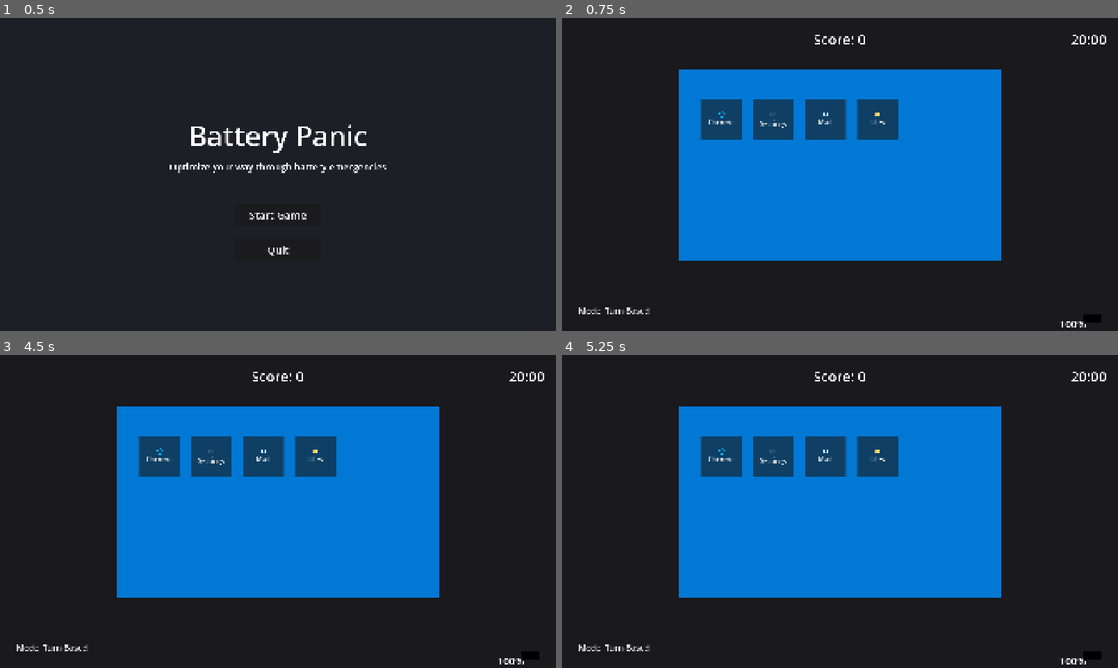
Above: before the commit, frames 1-4 (two rows, left to right).
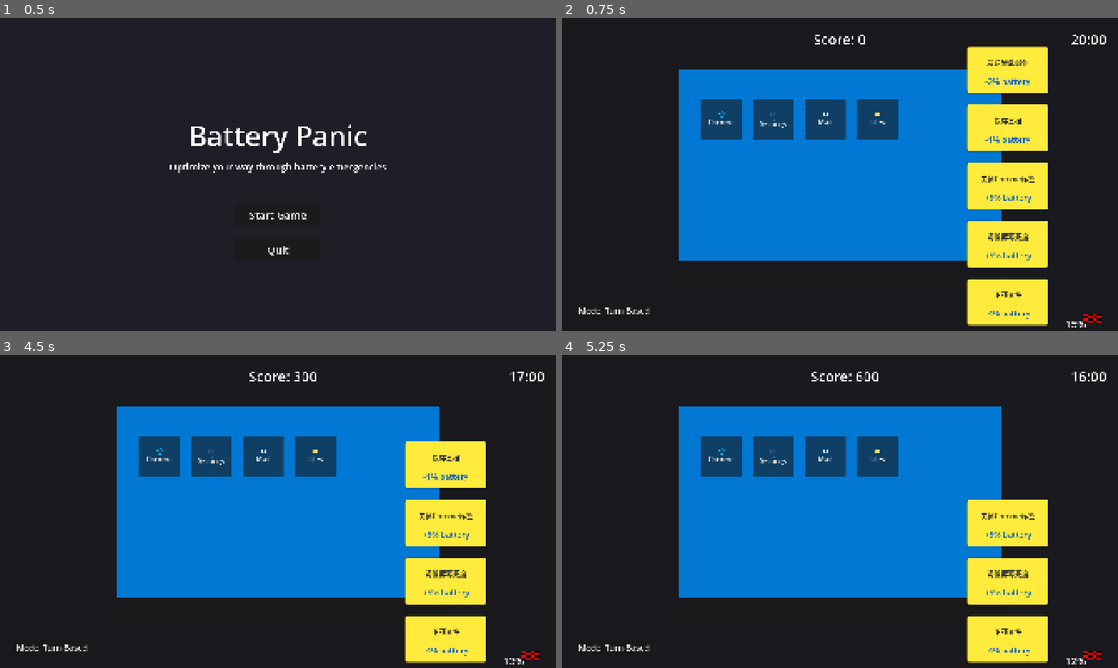
Above: after the commit, the same moments.

Repository: QQSHI13/nova-workspace
Game: Godot game, scene res://scenes/main_menu.tscn
The game is run twice, just before and just after one commit, with the same random seed, the same clock (stepped at 60 frames per second) and the same inputs.
Inputs (mouse positions are in pixels of both pictures, inside the frame that each line leads up to):
- Up to frame 1 (0.5 s): no input
- Up to frame 2 (0.75 s): click "Start Game" at 0.5 s
- Up to frame 3 (4.5 s): click "🌐 Chrome" at 1.25 s; click "📧 Mail" at 2 s; click "📁 Files" at 2.75 s; click (511, 658) at 3.5 s; click (444, 408) at 4.27 s
- Up to frame 4 (5.25 s): click (1006, 464) at 5.02 s

Frame 1 is identical in both runs. In frame 2, 11% of the frame differs, in the area x 72-97%, y 9-99%; in frame 3, 9.1%; in frame 4, 6.9%.
Error before the commit: Parse Error: Only identifier, attribute access, and subscription access can be used as assignment target. (res://scenes/post_it_notes.gd:56)

Commit message:
fix: use add_theme_font_size_override in post_it_notes.gd

Diff:
--- a/projects/battery-panic/scenes/post_it_notes.gd
+++ b/projects/battery-panic/scenes/post_it_notes.gd
@@ -53,7 +53,7 @@
 	label.autowrap_mode = TextServer.AUTOWRAP_WORD
 	label.position = Vector2(10, 15)
 	label.size = Vector2(260, 80)
-	label.theme_override_font_sizes/font_size = 24
+	label.add_theme_font_size_override("font_size", 24)
 	label.add_theme_color_override("font_color", Color("#333333"))
 	note.add_child(label)
 
@@ -66,7 +66,7 @@
 	battery_label.horizontal_alignment = HORIZONTAL_ALIGNMENT_CENTER
 	battery_label.position = Vector2(10, 100)
 	battery_label.size = Vector2(260, 40)
-	battery_label.theme_override_font_sizes/font_size = 28
+	battery_label.add_theme_font_size_override("font_size", 28)
 	battery_label.add_theme_color_override("font_color", Color("#1565c0"))
 	note.add_child(battery_label)
 
